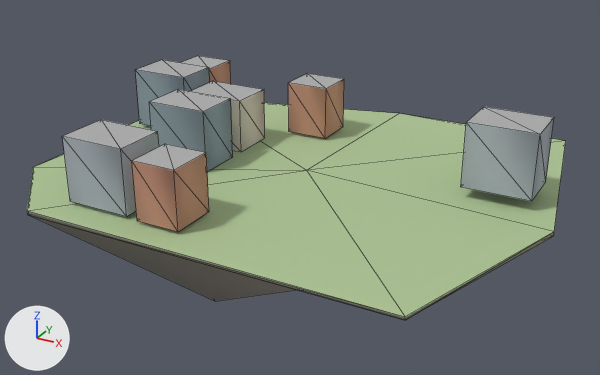
A saved change to the glTF model godot_project/remake/sky/islands/SKY-079.lod2.glb.
The view is the same before and after, from a camera (50 mm lens) standing at (151.0, -280.0, 131.0) and looking at (-3.0, 1.0, -9.0). The axes (+X, +Y, +Z) are drawn at lower left. The lights are the same throughout. The picture after the commit comes second. Mesh edges are drawn as thin lines. Vertices at exactly the same position are counted once.

Names of what the first picture shows: 'buildings', 'deck', 'rock'.
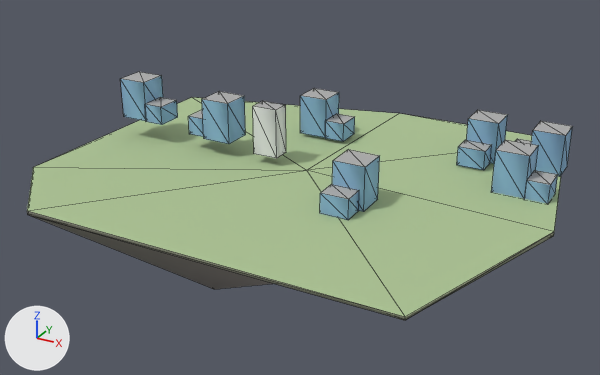
Changed parts and their boxes [x1, y1, x2, y2] in the pictures (600 x 375 px; the box of a moved part takes in the faces that stretch with it):
'buildings', reshaped (8% narrower, 16% shorter)
    before: [62, 56, 554, 232]
    after: [120, 72, 573, 220]
part 1 of me_rock, moved or reshaped
    before: [43, 220, 295, 301]
    after: [45, 220, 274, 289]
part 2 of me_buildings, moved or reshaped
    before: [149, 89, 233, 172]
    after: [253, 101, 286, 158]
part 3 of me_buildings, moved or reshaped
    before: [288, 73, 344, 138]
    after: [300, 88, 339, 138]
part 4 of me_buildings, moved or reshaped
    before: [191, 81, 265, 152]
    after: [325, 114, 355, 141]
part 5 of me_buildings, moved or reshaped
    before: [461, 107, 554, 201]
    after: [466, 110, 508, 164]
part 6 of me_buildings, moved or reshaped
    before: [181, 56, 231, 84]
    after: [457, 140, 492, 170]
part 7 of me_buildings, moved or reshaped
    before: [132, 144, 209, 232]
    after: [332, 150, 380, 212]
part 8 of me_buildings, moved or reshaped
    before: [62, 120, 159, 217]
    after: [320, 184, 359, 220]
part 9 of me_buildings, moved or reshaped
    before: [136, 60, 210, 126]
    after: [120, 72, 163, 121]
part 10 of me_buildings, added (blue)
    after: [145, 97, 178, 125]
part 11 of me_buildings, added (blue)
    after: [531, 121, 573, 176]
part 12 of me_buildings, added (mostly hidden)
    after: [515, 139, 531, 144]
part 13 of me_buildings, added (cyan)
    after: [202, 91, 246, 144]
part 14 of me_buildings, added
    after: [188, 110, 204, 137]
part 15 of me_buildings, added (blue)
    after: [491, 140, 538, 198]
part 16 of me_buildings, added
    after: [524, 170, 558, 204]

Patch to the scene script:
```diff
--- a/godot_project/remake/sky/islands/SKY-079.lod2.glb.py
+++ b/godot_project/remake/sky/islands/SKY-079.lod2.glb.py
@@ me_rock @@
-me_rock.from_pydata(...)  # 26 vertices, 43 faces; spans x -101.0..103.0, y -84.0..87.0, z -53.0..0.0
+me_rock.from_pydata(...)  # 26 vertices, 43 faces; spans x -101.0..103.0, y -84.0..87.0, z -47.0..0.0
+# me_rock part 1: the whole mesh is scaled about the mesh origin by (1, 1, 0.892)
 me_rock.materials.append(mat_sky_rock)
@@ me_buildings @@
-me_buildings.from_pydata(...)  # 64 vertices, 80 faces; spans x -94.0..92.0, y -73.0..53.0, z 0.0..31.0
+me_buildings.from_pydata(...)  # 120 vertices, 150 faces; spans x -91.0..96.0, y -34.0..57.0, z 0.0..27.0
+# me_buildings part 2: the loose piece of 8 vertices spanning x -61.0..-34.0, y -22.0..-2.0, z 0.0..26.0 is scaled about its middle by (0.407, 0.4, 0.803), then moved by (30.0, 13.0, 1.0)
+# me_buildings part 3: the loose piece of 8 vertices spanning x -28.0..-9.0, y 35.0..53.0, z 1.0..24.0 is scaled about its middle by (0.684, 0.722, 0.769), then moved by (3.0, -3.0, -2.0)
+# me_buildings part 4: the loose piece of 8 vertices spanning x -61.0..-34.0, y 4.0..24.0, z 0.0..23.0 is scaled about its middle by (0.333, 0.575, 0.354), then moved by (44.0, 26.0, -6.0)
+# me_buildings part 5: the loose piece of 8 vertices spanning x 65.0..92.0, y 4.0..25.0, z 4.0..31.0 is scaled about its middle by (0.481, 0.619, 0.682), then moved by (-18.0, 34.0, -8.0)
+# me_buildings part 6: the loose piece of 8 vertices spanning x -90.0..-71.0, y 35.0..53.0, z 2.0..25.0 is scaled about its middle by (0.605, 0.5, 0.354), then moved by (139.0, -6.0, -8.0)
+# me_buildings part 7: the loose piece of 8 vertices spanning x -29.0..-11.0, y -73.0..-54.0, z 1.0..24.0 is scaled about its middle by (0.722, 0.684, 0.769), then moved by (51.0, 45.0, -4.0)
+# me_buildings part 8: the loose piece of 8 vertices spanning x -61.0..-34.0, y -72.0..-51.0, z 1.0..27.0 is scaled about its middle by (0.426, 0.429, 0.314), then moved by (78.0, 32.0, -10.0)
+# me_buildings part 9: the loose piece of 8 vertices spanning x -94.0..-67.0, y 9.0..29.0, z 2.0..28.0 is scaled about its middle by (0.481, 0.65, 0.681), then moved by (-5.0, -17.0, 4.0)
+# me_buildings part 10: the loose piece of 8 vertices spanning x -94.0..-67.0, y 9.0..29.0, z 2.0..28.0 is copied, and the copy is scaled about its middle by (0.333, 0.575, 0.314), then moved by (6.0, -18.0, -1.0); it spans x -78.0..-69.0, y -5.0..7.0, z 10.0..18.0
+# me_buildings part 11: the loose piece of 8 vertices spanning x 65.0..92.0, y 4.0..25.0, z 4.0..31.0 is copied, and the copy is scaled about its middle by (0.481, 0.619, 0.682), then moved by (9.0, 36.0, -9.0); it spans x 80.0..93.0, y 44.0..57.0, z 0.0..18.0
+# me_buildings part 12: the loose piece of 8 vertices spanning x 65.0..92.0, y 4.0..25.0, z 4.0..31.0 is copied, and the copy is scaled about its middle by (0.333, 0.548, 0.314), then moved by (-2.0, 37.0, -14.0); it spans x 71.0..80.0, y 46.0..57.0, z 0.0..8.0
+# me_buildings part 13: the loose piece of 8 vertices spanning x -61.0..-34.0, y 4.0..24.0, z 0.0..23.0 is copied, and the copy is scaled about its middle by (0.481, 0.65, 0.769), then moved by (7.0, -12.0, 4.0); it spans x -48.0..-35.0, y -4.0..9.0, z 7.0..24.0
+# me_buildings part 14: the loose piece of 8 vertices spanning x -61.0..-34.0, y 4.0..24.0, z 0.0..23.0 is copied, and the copy is scaled about its middle by (0.333, 0.575, 0.354), then moved by (-4.0, -11.0, -1.0); it spans x -57.0..-48.0, y -2.0..9.0, z 7.0..15.0
+# me_buildings part 15: the loose piece of 8 vertices spanning x 65.0..92.0, y 4.0..25.0, z 4.0..31.0 is copied, and the copy is scaled about its middle by (0.481, 0.619, 0.682), then moved by (2.0, 7.0, -9.0); it spans x 74.0..87.0, y 15.0..29.0, z 0.0..17.0
+# me_buildings part 16: the loose piece of 8 vertices spanning x 65.0..92.0, y 4.0..25.0, z 4.0..31.0 is copied, and the copy is scaled about its middle by (0.333, 0.548, 0.314), then moved by (13.0, 6.0, -14.0); it spans x 87.0..96.0, y 15.0..27.0, z 0.0..8.0
 me_buildings.materials.append(mat_sky_lod_bldg)
```
